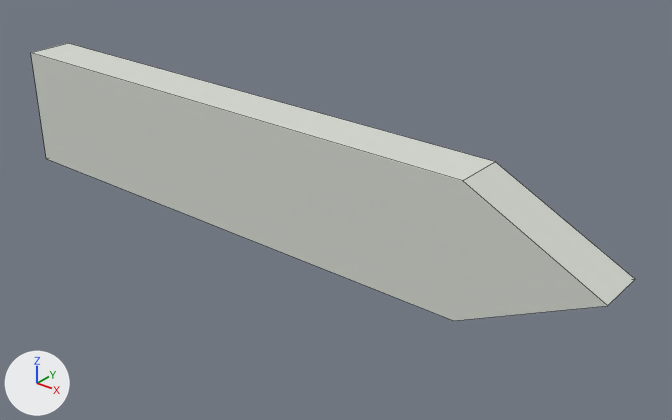
An edit to the FBX model Assets/Art/EternalEnigma/BiomeDecorations/Tundra_SignPanel.fbx, drawn before and after from the same camera.
Both versions are drawn from a camera (50 mm lens) standing at (0.784, -0.849, 0.506) and looking at (0.078, 0.033, -0.041). The lights are fixed; the arrows at lower left show +X, +Y and +Z. The older version comes first. Mesh edges are drawn as thin lines.

The first picture shows 'Tundra_SignPanel'.
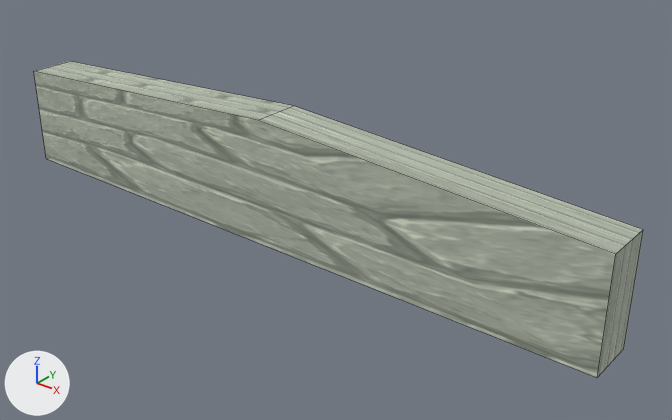
Diff of the bpy script that builds the scene:
```diff
--- a/Assets/Art/EternalEnigma/BiomeDecorations/Tundra_SignPanel.fbx.py
+++ b/Assets/Art/EternalEnigma/BiomeDecorations/Tundra_SignPanel.fbx.py
@@ img_biomedecorations_png @@
+img_biomedecorations_png = load_image('BiomeDecorations.png', '../../PaintedEnvironment/BiomeDecorations.png', 2048, 2048, 'sRGB')
@@ mat_ee_deco_05 @@
 mat_ee_deco_05 = principled_material('EE_Deco_05')
-mat_ee_deco_05.base_color = (0.67, 0.7, 0.64)  # light grey #d6dad1
+mat_ee_deco_05.texture = img_biomedecorations_png
 mat_ee_deco_05.roughness = 0.82
@@ me_tundra_signpanel_002 @@
 me_tundra_signpanel_002.from_pydata(...)  # 10 vertices, 7 faces; spans x -0.48..0.49, y -0.035..0.035, z -0.09..0.09
 # used by ob_tundra_signpanel; location = (0.0, 0.0, 0.0)
-me_tundra_signpanel_002.vertices[1].co = (0.31, -0.035, -0.09)  # pixel (453, 320)
-me_tundra_signpanel_002.vertices[2].co = (0.49, -0.035, 0.0)  # pixel (607, 305)
-me_tundra_signpanel_002.vertices[3].co = (0.31, -0.035, 0.09)  # pixel (462, 180)
-me_tundra_signpanel_002.vertices[4].co = (-0.48, -0.035, 0.09)  # pixel (30, 52)
-me_tundra_signpanel_002.vertices[6].co = (0.31, 0.035, -0.09)
-me_tundra_signpanel_002.vertices[7].co = (0.49, 0.035, 0.0)  # pixel (635, 279)
-me_tundra_signpanel_002.vertices[8].co = (0.31, 0.035, 0.09)  # pixel (495, 161)
-me_tundra_signpanel_002.vertices[9].co = (-0.48, 0.035, 0.09)  # pixel (67, 43)
+# me_tundra_signpanel_002 part 1
+me_tundra_signpanel_002.vertices[1].co = (0.49, -0.035, -0.09)  # pixel (597, 377)
+me_tundra_signpanel_002.vertices[2].co = (0.49, -0.035, 0.06)  # pixel (615, 254)
+me_tundra_signpanel_002.vertices[3].co = (0.005, -0.035, 0.09)  # pixel (257, 120)
+me_tundra_signpanel_002.vertices[4].co = (-0.48, -0.035, 0.06)  # pixel (33, 71)
+me_tundra_signpanel_002.vertices[6].co = (0.49, 0.035, -0.09)  # pixel (623, 348)
+me_tundra_signpanel_002.vertices[7].co = (0.49, 0.035, 0.06)  # pixel (643, 229)
+me_tundra_signpanel_002.vertices[8].co = (0.005, 0.035, 0.09)  # pixel (293, 105)
+me_tundra_signpanel_002.vertices[9].co = (-0.48, 0.035, 0.06)  # pixel (70, 61)
 me_tundra_signpanel_002.materials.append(mat_ee_deco_05)
```

What differs and where, as boxes (x1, y1, x2, y2) in the pictures (672 x 420 px):
'Tundra_SignPanel', surface changed, reshaped (14% taller)
    before: (31, 43, 635, 321)
    after: (34, 61, 643, 378)
